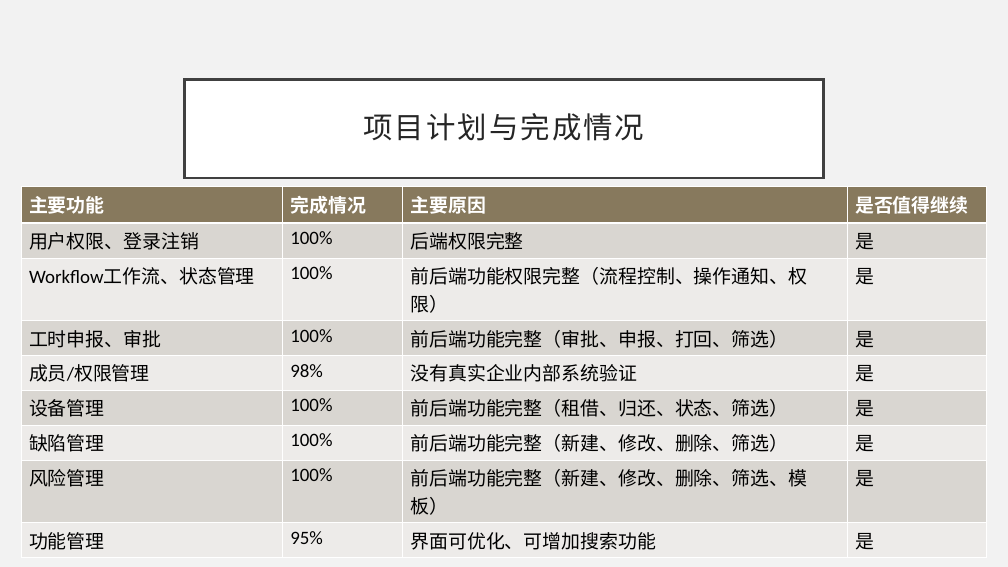
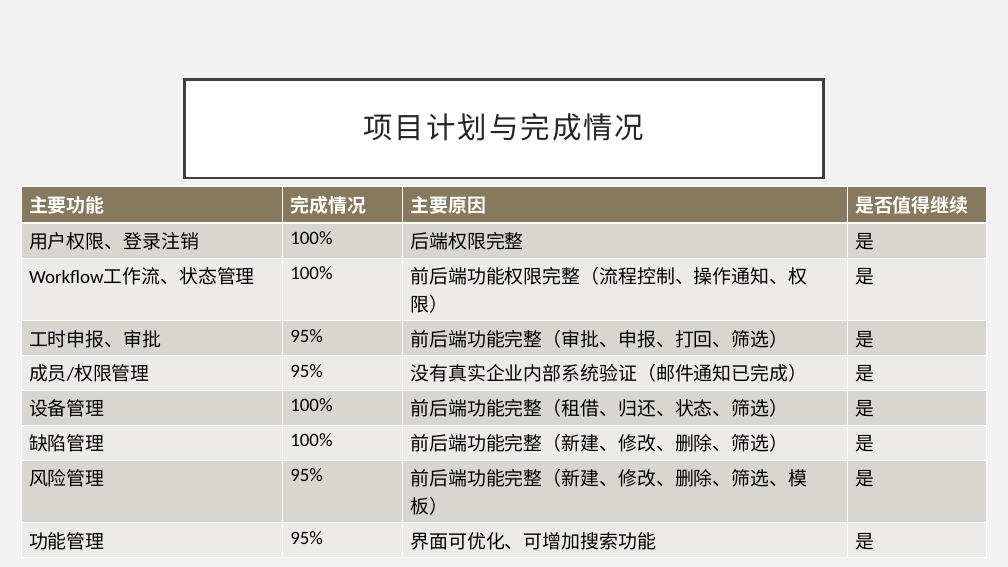
Before and after one commit to ceej7/ProjMGT, a slide deck: slide 4 of achieveit-docs/week8/演示文档_G03.pptx. Drawn at 1008x567 pixels with LibreOffice and Linux fonts; fonts in the diff are those of the drawing. Boxes give left, top, right and bottom in pixels: in the first picture for what was removed or moved away, otherwise in the second. Text is boxed around its words. In the diff, an @@ line names an element or a change of style, - is before the commit and + after.

```diff
--- a/achieveit-docs/week8/演示文档_G03.pptx
+++ b/achieveit-docs/week8/演示文档_G03.pptx
@@ table at box(21, 187, 987, 554) @@
-row 4, column 2: 100%
+row 4, column 2: 95%
-row 5, column 2: 98%
+row 5, column 2: 95%
-row 5, column 3: 没有真实企业内部系统验证
+row 5, column 3: 没有真实企业内部系统验证（邮件通知已完成）
-row 8, column 2: 100%
+row 8, column 2: 95%
```
Also in this commit, not shown: 3 other slides changed, 9 slides added, 1 slide removed, 5 other files.
